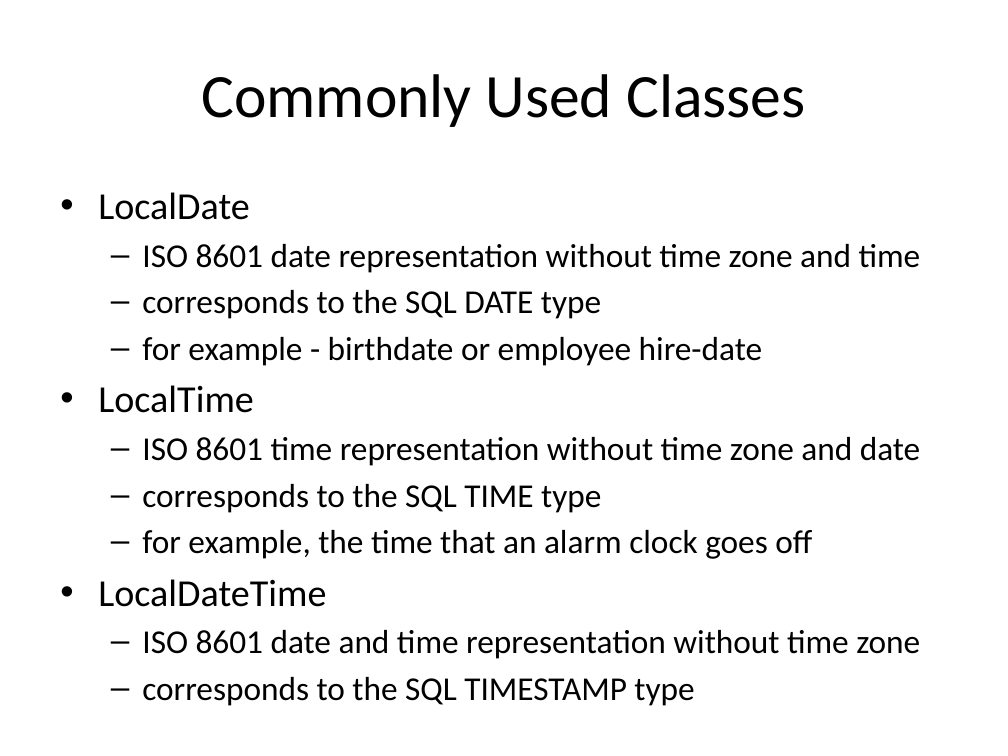
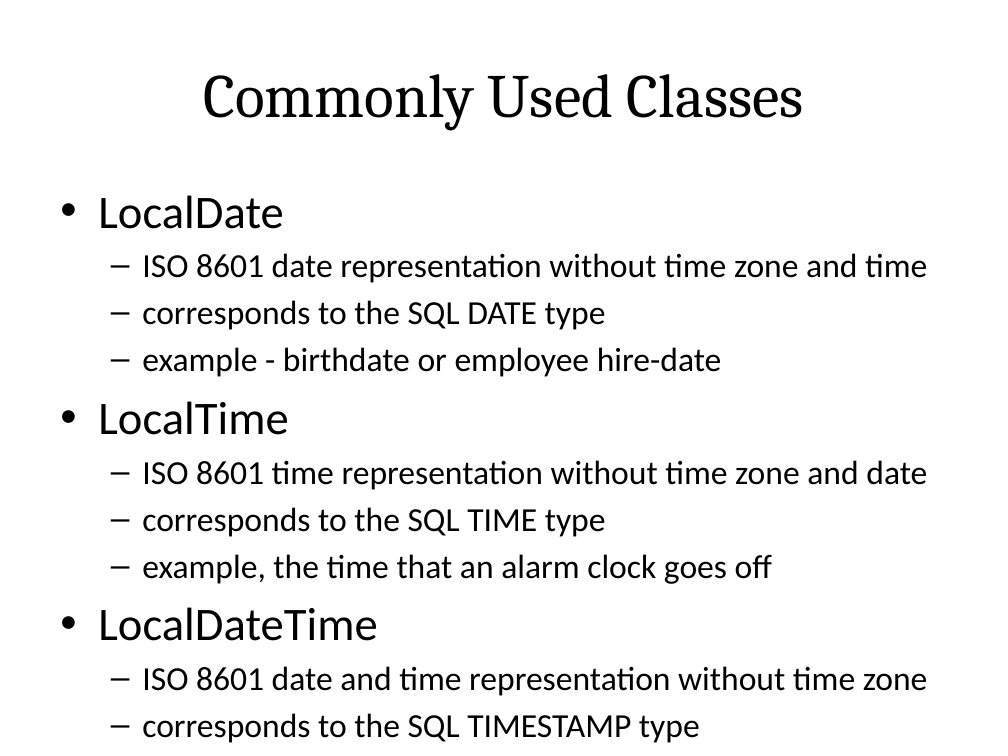
Before and after one commit to sualeh/make-a-date, a slide deck: slide 35 of Java 8 Date and Time API.pptx. Drawn at 1008x756 pixels with LibreOffice and Linux fonts; fonts in the diff are those of the drawing. Boxes give left, top, right and bottom in pixels: in the first picture for what was removed or moved away, otherwise in the second. Text is boxed around its words. In the diff, an @@ line names an element or a change of style, - is before the commit and + after.

```diff
--- a/Java 8 Date and Time API.pptx
+++ b/Java 8 Date and Time API.pptx
@@ title "Commonly Used Classes" at [203, 74, 804, 131]: font Calibri to Cambria @@
@@ text at [98, 195, 928, 743]: size 27.2 to 33.3 pt in "LocalDate", "LocalTime", "LocalDateTime"; size 23.8 to 24 pt in "ISO 8601 date representation without time zone ...", "corresponds to the SQL DATE type", "ISO 8601 time representation without time zone ...", "corresponds to the SQL TIME type" and 2 more places; more space between paragraphs @@
@@ text at [142, 347, 722, 377]: text changed; size 23.8 to 24 pt @@
-  – for example - birthdate or employee hire-date
+  – example - birthdate or employee hire-date
@@ text at [142, 554, 772, 584]: text changed; size 23.8 to 24 pt @@
-  – for example, the time that an alarm clock goes off
+  – example, the time that an alarm clock goes off
```
Also in this commit, not shown: 42 other slides changed.
